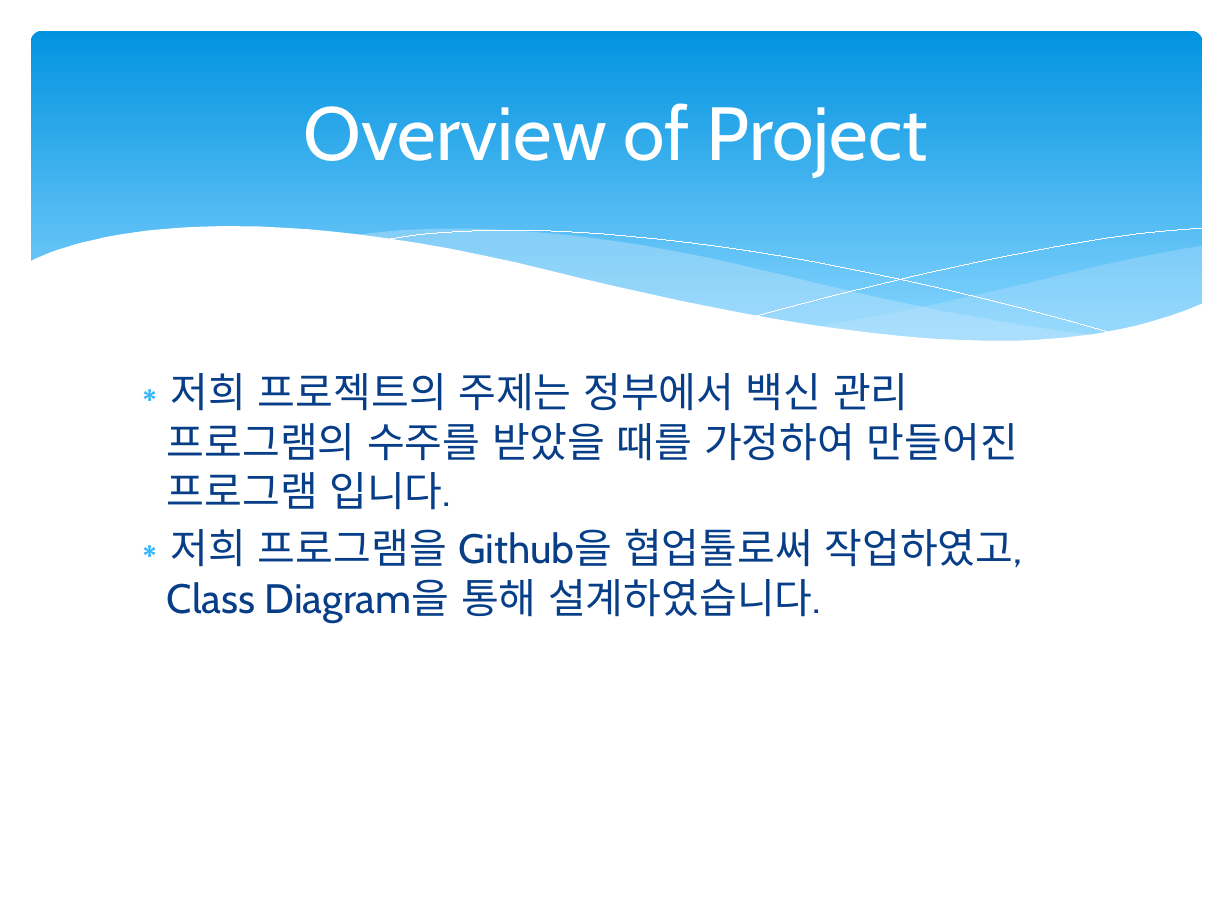
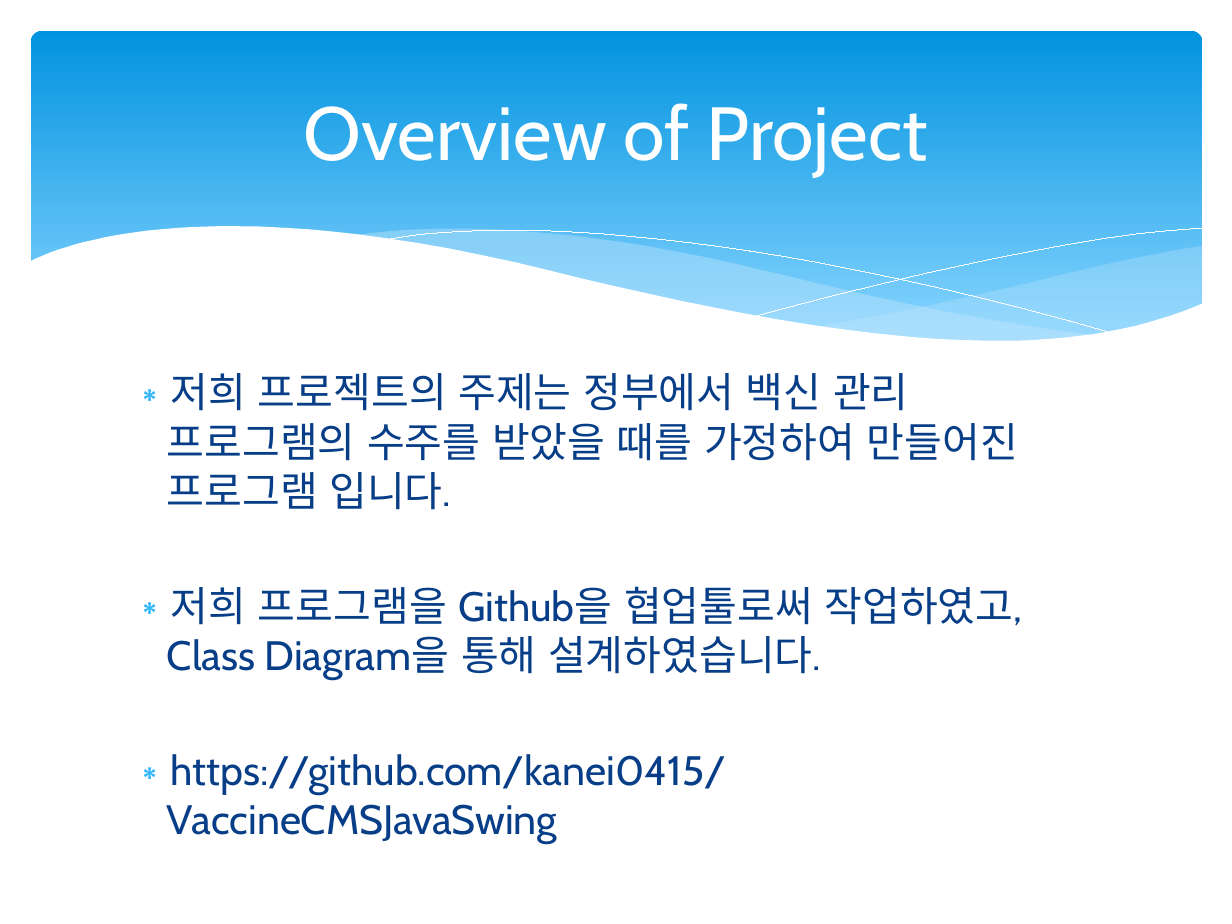
Before and after one commit to hankn01/VaccineCMSJavaSwing, a slide deck: slide 2 of team1Presentation.pptx. Drawn at 1232x924 pixels with LibreOffice and Linux fonts; fonts in the diff are those of the drawing. Boxes give left, top, right and bottom in pixels: in the first picture for what was removed or moved away, otherwise in the second. Text is boxed around its words. In the diff, an @@ line names an element or a change of style, - is before the commit and + after.

```diff
--- a/team1Presentation.pptx
+++ b/team1Presentation.pptx
@@ text at (167, 754, 726, 844): paragraph added @@
+∗ https://github.com/kanei0415/VaccineCMSJavaSwing
```
Also in this commit, not shown: 3 other slides changed, 1 other file.
